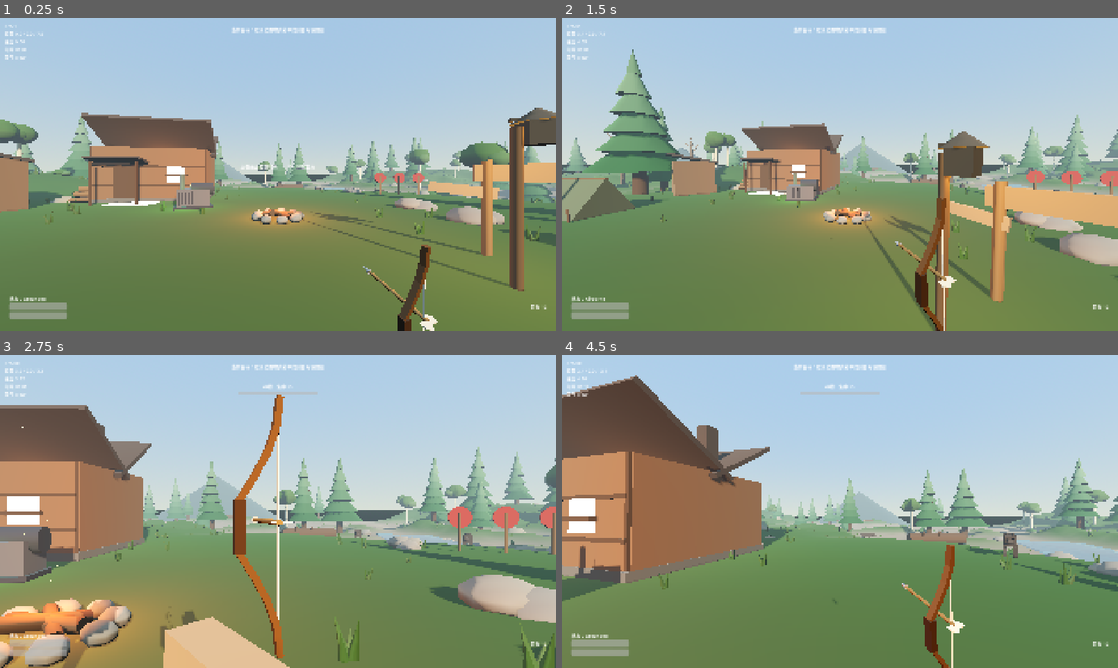
Above: before the commit, frames 1-4 (two rows, left to right).
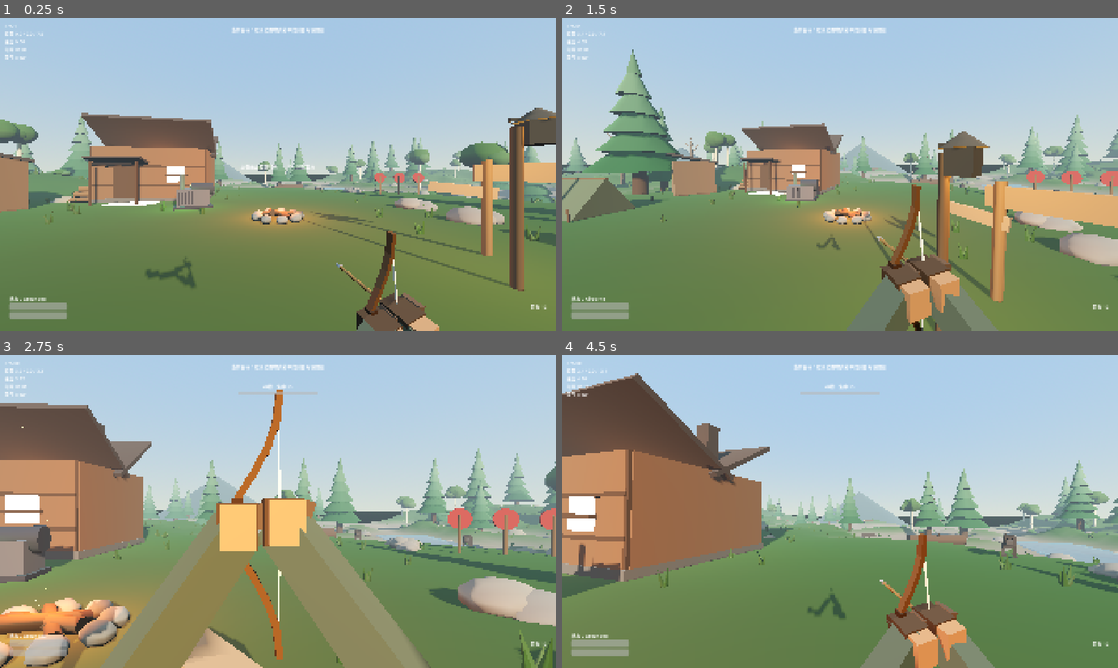
Above: after the commit, the same moments.

Repository: fengjutian/Forest-Adventure
Game: Godot game, scene res://scenes/main/main.tscn
The game is run twice, just before and just after one commit, with the same random seed, the same clock (stepped at 60 frames per second) and the same inputs.
Inputs (mouse positions are in pixels of both pictures, inside the frame that each line leads up to):
- Up to frame 1 (0.25 s): no input
- Up to frame 2 (1.5 s): move the mouse to (962, 158) at 0.52 s; hold D (move_right) 0.53-1.28 s; hold Right mouse button (aim) 0.53-1.28 s; tap Space (jump) at 0.77 s; click (962, 158) at 0.8 s; move the mouse to (812, 174) at 1.27 s; hold W (move_forward) from 1.28 s (still down); click (812, 174) at 1.35 s
- Up to frame 3 (2.75 s): keep holding W (move_forward); tap Space (jump) at 1.52 s; right-click (250, 511) at 1.55 s; move the mouse to (289, 505) at 2.02 s; hold Right mouse button (aim) from 2.03 s (still down); click (289, 505) at 2.3 s
- Up to frame 4 (4.5 s): keep holding W (move_forward); move the mouse to (834, 517) at 2.77 s; release Right mouse button (aim) at 2.78 s; tap C (compass) at 2.85 s; tap Space (jump) at 3.02, 3.77 s; right-click (834, 517) at 3.05 s; move the mouse to (878, 514) at 3.52 s; hold Ctrl (crouch) 3.53-4.28 s; click (878, 514) at 3.8 s; tap Tab (inventory) at 4.15 s; move the mouse to (795, 508) at 4.27 s; click (795, 508) at 4.35 s

The runs differ from the first frame. In frame 1, 2.6% of the frame differs, in the area x 0-100%, y 30-100%; in frame 2, 4.9%; in frame 3, 16%, in the area x 0-100%, y 11-100%; in frame 4, 8.2%.

Commit message:
feat: Enhance first-person bow mechanics with realistic hand and arm movements; add camera bobbing effects during walking

Diff:
--- a/game/scripts/gameplay/bow.gd
+++ b/game/scripts/gameplay/bow.gd
@@ -7,6 +7,12 @@
 ##   - 左键按住蓄力，松开射箭
 ##   - 蓄力消耗体力，体力不足就蓄不满
 ##   - 箭矢从背包扣除，打空就没有远程手段
+##
+## 第一人称表现（「人」的动作，而不是一把浮空的弓）：
+##   - 左手扣在握把上、右手捏弦，双手与两条手臂都挂在相机下
+##   - 蓄力时弓弦折成 V 形、箭一起后移，右手跟着弦走
+##   - 走路/冲刺时有持弓摆动，站定时有呼吸起伏，转视角有惯性滞后
+##   - 落地、射击各有一记短促的下沉
 
 signal fired(power: float)
 signal fire_failed(reason: String)
@@ -26,23 +32,68 @@
 ## 瞄准时的鼠标灵敏度倍率。
 @export var aim_sensitivity_scale: float = 0.45
 ## 垂下持弓时相对镜头的偏移与朝向。
-@export var view_offset: Vector3 = Vector3(0.3, -0.3, -0.42)
-@export var view_rotation_degrees: Vector3 = Vector3(10.0, 18.0, 12.0)
+@export var view_offset: Vector3 = Vector3(0.26, -0.31, -0.47)
+@export var view_rotation_degrees: Vector3 = Vector3(8.0, 22.0, 10.0)
 ## 举弓瞄准时相对镜头的偏移与朝向。弓弦落在屏幕中心。
-@export var aim_view_offset: Vector3 = Vector3(0.0, -0.02, -0.4)
-@export var aim_view_rotation_degrees: Vector3 = Vector3(0.0, 16.0, 0.0)
-## 第一人称模型整体缩放。弓高约 1.26m，缩到 0.26 后刚好占满屏幕高度。
-@export var view_scale: float = 0.26
+@export var aim_view_offset: Vector3 = Vector3(0.0, -0.02, -0.45)
+@export var aim_view_rotation_degrees: Vector3 = Vector3(0.0, 8.0, 0.0)
+## 第一人称模型整体缩放。
+## 弓本身是 1.32 m 的猎弓，缩到 0.30 后与相机距离配合，正好占满画面高度。
+@export var view_scale: float = 0.30
+
+## 弓本地坐标里的关键点。
+const GRIP_POINT := Vector3(-0.2, 0.0, 0.0)
+const STRING_TOP := Vector3(0.0, 0.66, 0.0)
+const STRING_BOTTOM := Vector3(0.0, -0.66, 0.0)
+## 弓弦静止位置（也是箭尾位置）。
+const NOCK_REST := Vector3(0.0, 0.02, 0.06)
+## 满蓄力时弦被拉后的距离（弓本地单位）。乘上 view_scale 约 0.25 m。
+const MAX_DRAW := 0.92
+## 手部缩放。弓是缩小的视图模型，手不能按真人尺寸摆，否则像个巨人。
+const HAND_SCALE := 0.62
+## 手臂两段长度与肩点（相机空间，米）。
+const LEFT_SHOULDER := Vector3(-0.2, -0.26, 0.03)
+const RIGHT_SHOULDER := Vector3(0.22, -0.26, 0.03)
+const UPPER_ARM := 0.33
+const FOREARM := 0.32
+## 持弓摆动幅度（米 / 度）。
+const BOB_SIDE := 0.009
+const BOB_UP := 0.006
+const BOB_ROLL_DEGREES := 1.1
+const SWAY_ROTATION_DEGREES := 2.2
 
 var _player: Player = null
 var _inventory: Inventory = null
 var _camera: Camera3D = null
-var _view_model: MeshInstance3D = null
+## 弓是玩家子节点，_ready 早于 Player，不能用 _player.head（那时还没就绪）。
+var _head: Node3D = null
+
+var _view_root: Node3D = null
+var _bow_pivot: Node3D = null
+var _nocked_arrow: MeshInstance3D = null
+var _string_top: MeshInstance3D = null
+var _string_bottom: MeshInstance3D = null
+var _left_hand: MeshInstance3D = null
+var _right_hand: MeshInstance3D = null
+var _upper_left: MeshInstance3D = null
+var _fore_left: MeshInstance3D = null
+var _upper_right: MeshInstance3D = null
+var _fore_right: MeshInstance3D = null
 
 var _charge: float = 0.0
 var _charging: bool = false
 var _aiming: bool = false
 var _base_fov: float = 75.0
+## 当前拉弦量（0 → MAX_DRAW），蓄力后平滑过渡，松手时快速回弹。
+var _draw: float = 0.0
+
+var _bob_time: float = 0.0
+var _bob_weight: float = 0.0
+var _sway: Vector2 = Vector2.ZERO
+var _kick: float = 0.0
+var _was_grounded: bool = true
+var _prev_yaw: float = 0.0
+var _prev_pitch: float = 0.0
 
 
 func _ready() -> void:
@@ -51,9 +102,12 @@
 		return
 	_inventory = _player.get_node_or_null("Inventory") as Inventory
 	_camera = _player.get_node_or_null("Head/Camera3D") as Camera3D
+	_head = _player.get_node_or_null("Head") as Node3D
 	if _camera == null:
 		return
 	_base_fov = _camera.fov
+	_prev_yaw = _player.rotation.y
+	_prev_pitch = _head.rotation.x if _head != null else 0.0
 
 	_build_view_model()
 
@@ -66,17 +120,57 @@
 	EventBus.ammo_changed.emit(ammo_item_id, _ammo_count())
 
 
-## 第一人称手里的弓。
+## 第一人称持弓：弓、弦、箭、双手、两段手臂，全部挂在相机下。
+##
+## 结构：
+##   Camera3D
+##   └── BowViewModel (Node3D)        摆动/呼吸/落地下沉都加在这一层
+##       ├── BowPivot (Node3D)        弓的抬放与缩放
+##       │   ├── BowFrame
+##       │   ├── NockedArrow
+##       │   ├── StringTop / StringBottom
+##       ├── LeftHand / RightHand     相机空间尺寸，不跟弓一起缩小
+##       └── UpperArmLeft / ForearmLeft / UpperArmRight / ForearmRight
 func _build_view_model() -> void:
-	_view_model = MeshInstance3D.new()
-	_view_model.name = "BowViewModel"
-	_view_model.mesh = PropKit.make_bow()
-	_view_model.material_override = PropKit.painted_material()
-	_view_model.position = view_offset
-	_view_model.rotation_degrees = view_rotation_degrees
-	_view_model.scale = Vector3.ONE * view_scale
-	_view_model.visible = false
-	_camera.add_child(_view_model)
+	_view_root = Node3D.new()
+	_view_root.name = "BowViewModel"
+	_view_root.visible = false
+	_camera.add_child(_view_root)
+
+	_bow_pivot = Node3D.new()
+	_bow_pivot.name = "BowPivot"
+	_bow_pivot.position = view_offset
+	_bow_pivot.rotation_degrees = view_rotation_degrees
+	_bow_pivot.scale = Vector3.ONE * view_scale
+	_view_root.add_child(_bow_pivot)
+
+	_add_mesh(_bow_pivot, "BowFrame", PropKit.make_bow_frame())
+	_nocked_arrow = _add_mesh(_bow_pivot, "NockedArrow", PropKit.make_bow_nocked_arrow())
+
+	var string_mesh := PropKit.make_bow_string()
+	_string_top = _add_mesh(_bow_pivot, "StringTop", string_mesh)
+	_string_bottom = _add_mesh(_bow_pivot, "StringBottom", string_mesh)
+
+	var hand_mesh := PropKit.make_player_hand(Color(0.66, 0.49, 0.36), Color(0.27, 0.21, 0.16))
+	_left_hand = _add_mesh(_view_root, "LeftHand", hand_mesh)
+	_right_hand = _add_mesh(_view_root, "RightHand", hand_mesh)
+
+	var sleeve := Color(0.21, 0.24, 0.19)
+	var upper_mesh := PropKit.make_limb_mesh(sleeve)
+	var fore_mesh := PropKit.make_limb_mesh(sleeve.lightened(0.07))
+	_upper_left = _add_mesh(_view_root, "UpperArmLeft", upper_mesh)
+	_fore_left = _add_mesh(_view_root, "ForearmLeft", fore_mesh)
+	_upper_right = _add_mesh(_view_root, "UpperArmRight", upper_mesh)
+	_fore_right = _add_mesh(_view_root, "ForearmRight", fore_mesh)
+
+
+func _add_mesh(parent: Node3D, node_name: String, mesh: Mesh) -> MeshInstance3D:
+	var node := MeshInstance3D.new()
+	node.name = node_name
+	node.mesh = mesh
+	node.material_override = PropKit.painted_material()
+	parent.add_child(node)
+	return node
 
 
 ## 背包里箭矢数量变了。
@@ -104,6 +198,7 @@
 		_release_and_fire()
 
 	_update_view(has_bow, delta)
+	_update_pose(has_bow, delta)
 
 
 func _charge_up(delta: float) -> void:
@@ -144,6 +239,7 @@
 	EventBus.ammo_changed.emit(ammo_item_id, _ammo_count())
 
 	spawn_arrow(power)
+	_kick = maxf(_kick, 0.022)
 	fired.emit(power)
 
 
@@ -162,14 +258,6 @@
 
 	# 必须先入树再设 global_position：节点不在场景树里时 Godot 会忽略
 	# 这个赋值，箭会落在父节点原点上（也就是世界原点），而不是射手手里。
-	# 必须先入树再设 global_position：
-	# 节点没入树时 Godot 会把 global_position 写进「局部」变换，
-	# 结果就是箭整体偏移父节点的位移（父节点在原点时看不出来），
-	# 而且每次射击都会刷一条引擎错误。
-	# 必须先入树再设 global_position：
-	# 节点没入树时 Godot 会把 global_position 写进「局部」变换，
-	# 结果就是箭整体偏移父节点的位移（父节点在原点时看不出来），
-	# 而且每次射击都会刷一条引擎错误。
 	var parent := _player.get_parent()
 	if parent == null:
 		parent = get_tree().current_scene
@@ -184,19 +272,23 @@
 	EventBus.hit_confirmed.emit(weakpoint)
 
 
-## 更新第一人称弓的姿态。
+## 更新弓的抬放。
 ##
 ## 手里有弓就一直拿在手上（垂在画面右下），瞄准或蓄力时抬到屏幕中心。
 func _update_view(has_bow: bool, delta: float) -> void:
-	if _view_model != null:
-		_view_model.visible = has_bow
-
-		var raised := _aiming or _charging
-		var target_offset := aim_view_offset if raised else view_offset
-		var target_rotation := aim_view_rotation_degrees if raised else view_rotation_degrees
-		var weight := minf(1.0, 12.0 * delta)
-		_view_model.position = _view_model.position.lerp(target_offset, weight)
-		_view_model.rotation_degrees = _view_model.rotation_degrees.lerp(target_rotation, weight)
+	if _view_root == null:
+		return
+	_view_root.visible = has_bow
+	if not has_bow:
+		_bob_weight = 0.0
+		return
+
+	var raised := _aiming or _charging
+	var target_offset := aim_view_offset if raised else view_offset
+	var target_rotation := aim_view_rotation_degrees if raised else view_rotation_degrees
+	var weight := minf(1.0, 12.0 * delta)
+	_bow_pivot.position = _bow_pivot.position.lerp(target_offset, weight)
+	_bow_pivot.rotation_degrees = _bow_pivot.rotation_degrees.lerp(target_rotation, weight)
 
 	# 瞄准时收窄视野
 	var target_fov := _base_fov
@@ -208,6 +300,116 @@
 		_player.look_sensitivity_scale = aim_sensitivity_scale if _aiming else 1.0
 
 
+## 每帧摆放双手、手臂、弓弦与箭，并叠加持弓的摆动。
+func _update_pose(has_bow: bool, delta: float) -> void:
+	_update_bob(delta)
+	if not has_bow or _view_root == null:
+		return
+
+	# 拉弦量：蓄力时跟着 charge 走，松手/收弓时回弹
+	var draw_target := _charge * MAX_DRAW if (_aiming or _charging) else 0.0
+	_draw = lerpf(_draw, draw_target, minf(1.0, 18.0 * delta))
+
+	var bow := _bow_pivot.transform
+	var bow_rotation := bow.basis.orthonormalized()
+	var nock_local := NOCK_REST + Vector3(0.0, 0.0, _draw)
+	var grip := bow * GRIP_POINT
+	var nock := bow * nock_local
+
+	# 双手：左手扣住握把，右手捏着弦并跟着拉开
+	var left_hand_pos := grip + bow_rotation * Vector3(0.0, 0.0, 0.03)
+	var right_hand_pos := nock + bow_rotation * Vector3(0.0, 0.0, 0.018)
+	var hand_basis := bow_rotation.scaled(Vector3.ONE * HAND_SCALE)
+	_left_hand.transform = Transform3D(hand_basis, left_hand_pos)
+	_right_hand.transform = Transform3D(hand_basis, right_hand_pos)
+
+	# 手臂：肩 → 肘 → 手。手到肩的距离超过臂长时自动伸直。
+	var left_elbow := _solve_elbow(LEFT_SHOULDER, left_hand_pos, UPPER_ARM, FOREARM, Vector3(-0.65, -1.0, 0.1))
+	var right_elbow := _solve_elbow(RIGHT_SHOULDER, right_hand_pos, UPPER_ARM, FOREARM, Vector3(0.7, -1.0, 0.1))
+	_upper_left.transform = _segment_transform(LEFT_SHOULDER, left_elbow, 0.066)
+	_fore_left.transform = _segment_transform(left_elbow, left_hand_pos, 0.058)
+	_upper_right.transform = _segment_transform(RIGHT_SHOULDER, right_elbow, 0.066)
+	_fore_right.transform = _segment_transform(right_elbow, right_hand_pos, 0.058)
+
+	# 弓弦：两段折线，从上下弓臂尖端连到弦心；拉弦时折成 V 形
+	_string_top.transform = _segment_transform(STRING_TOP, nock_local, 0.012)
+	_string_bottom.transform = _segment_transform(STRING_BOTTOM, nock_local, 0.012)
+
+	# 箭跟着弦一起后移
+	_nocked_arrow.position = Vector3(0.0, 0.0, _draw)
+
+
+## 持弓的摆动：走路上下颠、左右晃，站定呼吸，转视角有惯性滞后。
+func _update_bob(delta: float) -> void:
+	if _player == null or _view_root == null:
+		return
+
+	var speed := Vector2(_player.velocity.x, _player.velocity.z).length()
+	var grounded := _player.is_on_floor()
+	var walk := clampf(speed / maxf(_player.tuning.walk_speed, 0.01), 0.0, 1.6)
+	var target_weight := walk if grounded else 0.2
+	_bob_weight = lerpf(_bob_weight, target_weight, minf(1.0, 6.0 * delta))
+	_bob_time += delta * TAU * (0.85 + speed * 0.14)
+
+	# 转视角时的滞后：镜头转得快，手里的弓慢半拍
+	var yaw := _player.rotation.y
+	var pitch := _head.rotation.x if _head != null else 0.0
+	var yaw_delta := rad_to_deg(wrapf(yaw - _prev_yaw, -PI, PI))
+	var pitch_delta := rad_to_deg(pitch - _prev_pitch)
+	_prev_yaw = yaw
+	_prev_pitch = pitch
+	var lag := Vector2(
+		clampf(-yaw_delta * 0.5, -SWAY_ROTATION_DEGREES, SWAY_ROTATION_DEGREES),
+		clampf(-pitch_delta * 0.45, -SWAY_ROTATION_DEGREES, SWAY_ROTATION_DEGREES)
+	)
+	_sway = _sway.lerp(lag, minf(1.0, 10.0 * delta))
+
+	# 落地时补一记下沉，射箭时也有一点点后坐
+	if grounded and not _was_grounded:
+		_kick = maxf(_kick, 0.03)
+	_was_grounded = grounded
+	_kick = lerpf(_kick, 0.0, minf(1.0, 9.0 * delta))
+
+	var breathe := sin(Time.get_ticks_msec() * 0.0016) * 0.0012 * (1.0 - clampf(walk, 0.0, 1.0))
+	var side := sin(_bob_time) * BOB_SIDE * _bob_weight
+	var up := sin(_bob_time * 2.0) * BOB_UP * _bob_weight + breathe - _kick
+	var roll := sin(_bob_time) * BOB_ROLL_DEGREES * _bob_weight
+
+	_view_root.position = Vector3(side, up, 0.0)
+	_view_root.rotation_degrees = Vector3(_sway.y, _sway.x, roll)
+
+
+## 两段手臂的肘部求解：已知肩、手和两段长度，求肘的位置。
+##
+## 肘落在「肩→手」连线的垂直平面上，方向由 bend 指定，避免反关节。
+static func _solve_elbow(shoulder: Vector3, hand: Vector3, upper: float, forearm: float, bend: Vector3) -> Vector3:
+	var to_hand := hand - shoulder
+	var distance := to_hand.length()
+	if distance < 0.0001:
+		return shoulder + Vector3(0.0, -upper, 0.0)
+	distance = clampf(distance, absf(upper - forearm) + 0.005, upper + forearm - 0.005)
+	var direction := to_hand.normalized()
+	var along := (upper * upper - forearm * forearm + distance * distance) / (2.0 * distance)
+	var height := sqrt(maxf(0.0, upper * upper - along * along))
+	var bend_direction := bend - direction * bend.dot(direction)
+	if bend_direction.length() < 0.001:
+		bend_direction = Vector3.DOWN
+	return shoulder + direction * along + bend_direction.normalized() * height
+
+
+## 把一段沿 +Y 的方柱摆到 from → to，粗细为 thickness（与起点同一坐标空间）。
+static func _segment_transform(from: Vector3, to: Vector3, thickness: float) -> Transform3D:
+	var delta := to - from
+	var length := delta.length()
+	if length < 0.0001:
+		return Transform3D(Basis.IDENTITY.scaled(Vector3.ONE * thickness), from)
+	var y := delta / length
+	var reference := Vector3.UP if absf(y.dot(Vector3.UP)) < 0.98 else Vector3.RIGHT
+	var x := reference.cross(y).normalized()
+	var z := x.cross(y)
+	return Transform3D(Basis(x * thickness, y * length, z * thickness), from)
+
+
 func _ammo_count() -> int:
 	if _inventory == null:
 		return 0
--- a/game/scripts/gameplay/player.gd
+++ b/game/scripts/gameplay/player.gd
@@ -43,6 +43,14 @@
 ## 噪声计时：受击、射箭等会短暂暴露位置。
 var _noise_timer: float = 0.0
 
+## 第一人称走路的镜头运动。相机初始位置（通常是 0，但不要假设）。
+var _camera_rest_position: Vector3 = Vector3.ZERO
+var _bob_phase: float = 0.0
+var _bob_weight: float = 0.0
+var _land_dip: float = 0.0
+var _was_airborne: bool = false
+var _prev_velocity_y: float = 0.0
+
 
 func _ready() -> void:
 	if tuning == null:
@@ -67,6 +75,9 @@
 	# 否则一启动就夺走鼠标（尤其多屏时非常难受）。
 	release_mouse()
 
+	# 记录相机初始局部位置：走路起伏都叠加在它上面，不重置蹲伏改的高度。
+	_camera_rest_position = camera.position
+
 
 ## 捕获鼠标，进入第一人称视角控制。
 func capture_mouse() -> void:
@@ -96,10 +107,12 @@
 
 
 func _physics_process(delta: float) -> void:
+	_prev_velocity_y = velocity.y
 	if not _control_enabled:
 		velocity.x = move_toward(velocity.x, 0.0, tuning.acceleration * delta)
 		velocity.z = move_toward(velocity.z, 0.0, tuning.acceleration * delta)
 		move_and_slide()
+		_update_landing()
 		return
 
 	_update_crouch()
@@ -110,7 +123,47 @@
 	_apply_gravity(delta)
 	_update_movement(delta)
 	move_and_slide()
+	_update_landing()
 	_update_state()
+
+
+## 第一人称镜头的呼吸感：只在视角层动，物理与碰撞体不受影响。
+func _process(delta: float) -> void:
+	_update_camera_motion(delta)
+
+
+# ------------------------------------------------------------------ 第一人称运动
+
+## 走路的镜头起伏：上下、左右、轻微侧倾，落地时补一记下沉。
+##
+## 只动 Camera3D 的局部变换，不动 Head——蹲伏改的是 Head 高度，
+## 两者叠在一起才是「身体蹲下、头还在动」。
+func _update_camera_motion(delta: float) -> void:
+	if camera == null:
+		return
+	var speed := Vector2(velocity.x, velocity.z).length()
+	var grounded := is_on_floor()
+	var moving := clampf(speed / maxf(tuning.walk_speed, 0.01), 0.0, 1.6)
+	var target_weight := moving if grounded and _control_enabled else 0.0
+	_bob_weight = lerpf(_bob_weight, target_weight, minf(1.0, 7.0 * delta))
+	_bob_phase += delta * TAU * (0.75 + speed * 0.13)
+
+	var amplitude := tuning.head_bob_amplitude * _bob_weight
+	var side := sin(_bob_phase) * amplitude * 0.55
+	var up := sin(_bob_phase * 2.0) * amplitude
+	var roll := deg_to_rad(tuning.head_bob_roll_degrees) * sin(_bob_phase) * _bob_weight
+
+	_land_dip = lerpf(_land_dip, 0.0, minf(1.0, 9.0 * delta))
+	camera.position = _camera_rest_position + Vector3(side, up - _land_dip, 0.0)
+	camera.rotation.z = roll
+
+
+## 落地检测：用落地前一帧的竖直速度决定下沉幅度。
+func _update_landing() -> void:
+	var grounded := is_on_floor()
+	if grounded and _was_airborne:
+		_land_dip = clampf(absf(_prev_velocity_y) * 0.011, 0.0, tuning.head_bob_landing_dip)
+	_was_airborne = not grounded
 
 
 func _unhandled_input(event: InputEvent) -> void:
--- a/game/scripts/gameplay/player_tuning.gd
+++ b/game/scripts/gameplay/player_tuning.gd
@@ -16,6 +16,12 @@
 @export_group("视角")
 @export var mouse_sensitivity := 0.002
 @export var max_pitch_degrees := 89.0
+## 走路时镜头的上下起伏（米）。设为 0 可关闭。
+@export var head_bob_amplitude := 0.02
+## 走路时镜头的左右倾斜（度）。
+@export var head_bob_roll_degrees := 0.55
+## 落地时镜头下沉的最大幅度（米）。
+@export var head_bob_landing_dip := 0.05
 
 @export_group("体力")
 @export var max_stamina := 100.0
--- a/game/scripts/gameplay/quest_manager.gd
+++ b/game/scripts/gameplay/quest_manager.gd
@@ -26,6 +26,16 @@
 	SaveManager.register_loader("quest_states", Callable(self, "from_dict"))
 
 	GameLog.info("QuestManager 就绪")
+
+
+## 离树时注销存档回调。
+##
+## SaveManager 是常驻 autoload，它持有的 Callable 指向本节点。
+## 不注销的话，本节点先被释放、autoload 后释放，Godot 关闭阶段
+## 解析这些悬空 Callable 会触发访问冲突（测试退出码偶发 0xC0000005）。
+func _exit_tree() -> void:
+	if SaveManager != null:
+		SaveManager.unregister("quest_states")
 
 
 # ------------------------------------------------------------------ 注册与开始
--- a/game/scripts/main.gd
+++ b/game/scripts/main.gd
@@ -42,6 +42,18 @@
 		"scene": get_tree().current_scene.scene_file_path if get_tree().current_scene else "",
 		"player": player.global_position if player else Vector3.ZERO,
 	})
+
+
+## 离树时注销存档回调。
+##
+## SaveManager 是常驻 autoload，它持有的 Callable 指向本节点。
+## 不注销的话，本节点先被释放、autoload 后释放，Godot 关闭阶段
+## 解析这些悬空 Callable 会触发访问冲突（测试退出码偶发 0xC0000005）。
+func _exit_tree() -> void:
+	if SaveManager == null:
+		return
+	for key in ["current_scene", "player", "inventory", "world"]:
+		SaveManager.unregister(key)
 
 
 ## 发放初始装备。读档时会用存档里的背包覆盖，不重复发放。
--- a/game/scripts/world/prop_kit.gd
+++ b/game/scripts/world/prop_kit.gd
@@ -349,12 +349,37 @@
 ## 弓弦是一条竖直线并落在弦心 x=0，举弓瞄准时弦正好压在屏幕中心，
 ## 弓身向左侧张开。弓臂上下各四段，倾角沿曲线切线递增。
 static func make_bow() -> ArrayMesh:
+	var parts: Array = _bow_frame_parts()
+	parts.append(_box(Vector3(0.009, 1.32, 0.009), _xform(Vector3.ZERO), Color(0.8, 0.78, 0.72)))
+	parts.append_array(_bow_arrow_parts())
+	return merge(parts)
+
+
+## 弓身：握把 + 上下弓臂，不含弓弦和箭。
+##
+## 第一人称持弓时，弓弦和箭要随蓄力单独移动，
+## 所以把「静态的弓」拆成一张网格，弦和箭各自成节点。
+static func make_bow_frame() -> ArrayMesh:
+	return merge(_bow_frame_parts())
+
+
+## 弓弦：一段沿 +Y 的细方柱，运行时按「弓臂尖端 → 弦心」摆位。
+##
+## 上下两段各自摆位，拉弦时折成 V 形，静止时接成一条直线。
+static func make_bow_string() -> ArrayMesh:
+	return make_limb_mesh(Color(0.8, 0.78, 0.72))
+
+
+## 搭在弦上的箭：箭杆朝 -Z，尾羽留在弦心附近。
+##
+## 单独成件，蓄力时整体沿 +Z 后移，箭尾始终贴在弦上。
+static func make_bow_nocked_arrow() -> ArrayMesh:
+	return merge(_bow_arrow_parts())
+
+
+static func _bow_frame_parts() -> Array:
 	var wood := Color(0.33, 0.23, 0.14)
 	var grip := Color(0.22, 0.16, 0.11)
-	var string := Color(0.8, 0.78, 0.72)
-	var shaft := Color(0.45, 0.35, 0.22)
-	var head := Color(0.55, 0.56, 0.58)
-	var feather := Color(0.72, 0.68, 0.6)
 
 	var parts: Array = []
 
@@ -373,15 +398,46 @@
 		parts.append(_box(Vector3(0.035, 0.19, 0.05), _xform(Vector3(x, y, 0), Vector3(0, 0, -tilt)), wood))
 		parts.append(_box(Vector3(0.035, 0.19, 0.05), _xform(Vector3(x, -y, 0), Vector3(0, 0, tilt)), wood))
 
-	# 弓弦：竖直一条，连接上下弓臂尖端
-	parts.append(_box(Vector3(0.009, 1.32, 0.009), _xform(Vector3(0, 0, 0)), string))
-
+	return parts
+
+
+static func _bow_arrow_parts() -> Array:
+	var shaft := Color(0.45, 0.35, 0.22)
+	var head := Color(0.55, 0.56, 0.58)
+	var feather := Color(0.72, 0.68, 0.6)
+
+	var parts: Array = []
 	# 搭在弦上的箭，沿视线方向（-Z）
 	parts.append(_cylinder(0.016, 0.62, _xform(Vector3(0, 0.02, -0.28), Vector3(90, 0, 0)), shaft, 6))
 	parts.append(_cone(0.026, 0.1, _xform(Vector3(0, 0.02, -0.64), Vector3(-90, 0, 0)), head, 6))
 	parts.append(_box(Vector3(0.13, 0.005, 0.05), _xform(Vector3(0, 0.02, 0.04)), feather))
 	parts.append(_box(Vector3(0.13, 0.005, 0.05), _xform(Vector3(0, 0.02, 0.04), Vector3(0, 45, 0)), feather))
-
+	return parts
+
+
+## 肢体段：沿 +Y 从 0 长到 1 的方柱。
+##
+## 运行时用两点摆位：原点放在起点、+Y 对准终点、Y 轴缩放到两点距离，
+## 手指、手臂、弓弦这类需要随姿势变形的部件都用它。
+static func make_limb_mesh(color: Color) -> ArrayMesh:
+	return merge([_box(Vector3(1, 1, 1), _xform(Vector3(0, 0.5, 0)), color)])
+
+
+## 第一人称手部：握拳，四指在 -Z 一侧（包住握把），拇指在 +X 一侧。
+##
+## 以掌心为原点，方便直接摆到握把或弓弦上。
+static func make_player_hand(skin: Color, glove: Color) -> ArrayMesh:
+	var parts: Array = []
+	# 手背与手掌
+	parts.append(_box(Vector3(0.085, 0.1, 0.075), _xform(Vector3.ZERO), glove))
+	# 四指：竖直叠起来，正好扣住竖直的弓把
+	for i in 4:
+		var y := 0.033 - float(i) * 0.023
+		parts.append(_box(Vector3(0.08, 0.02, 0.055), _xform(Vector3(0, y, -0.048)), glove.darkened(0.08)))
+	# 拇指：从侧面压住握把
+	parts.append(_box(Vector3(0.03, 0.055, 0.07), _xform(Vector3(0.052, 0.02, -0.02), Vector3(0, 0, -20)), glove.lightened(0.06)))
+	# 手腕
+	parts.append(_box(Vector3(0.072, 0.09, 0.06), _xform(Vector3(0, 0, 0.052)), skin.darkened(0.1)))
 	return merge(parts)
 
 
--- a/game/tests/test_smoke.gd
+++ b/game/tests/test_smoke.gd
@@ -41,6 +41,7 @@
 	_test_input_map()
 	_test_mouse_capture()
 	await _test_player_grounding()
+	await _test_first_person_motion()
 	_test_quest_definition()
 	_test_quest_chain()
 	_test_inventory()
@@ -103,6 +104,59 @@
 		var ground := terrain.height_at(_player.global_position.x, _player.global_position.z)
 		_assert(absf(_player.global_position.y - ground) < 1.0,
 			"玩家高度贴近地面（y=%.2f 地面=%.2f）" % [_player.global_position.y, ground])
+
+
+## 第一人称表现：手、手臂、拉弦与走路起伏必须真的在动，而不是一把浮空的弓。
+func _test_first_person_motion() -> void:
+	var bow := _player.get_node_or_null("Bow") as Bow
+	_assert(bow != null, "玩家身上挂着弓节点（第一人称表现）")
+	if bow == null:
+		return
+
+	var view := bow.get_node_or_null("BowViewModel") as Node3D
+	_assert(view != null, "第一人称持弓挂在相机下")
+	if view == null:
+		return
+	_assert(view.get_node_or_null("BowPivot") != null, "弓有单独的抬放枢轴")
+	_assert(view.get_node_or_null("LeftHand") != null, "有左手")
+	_assert(view.get_node_or_null("RightHand") != null, "有右手")
+	_assert(view.get_node_or_null("UpperArmLeft") != null and view.get_node_or_null("ForearmLeft") != null,
+		"左臂由肩到腕的两段组成")
+	_assert(view.get_node_or_null("UpperArmRight") != null and view.get_node_or_null("ForearmRight") != null,
+		"右臂由肩到腕的两段组成")
+	_assert(view.get_node_or_null("BowPivot/StringTop") != null
+		and view.get_node_or_null("BowPivot/StringBottom") != null, "弓弦是两段可拉开的折线")
+
+	var right_hand := view.get_node_or_null("RightHand") as Node3D
+	var camera := _player.camera
+	if right_hand == null or camera == null:
+		return
+
+	# 蓄力时右手必须把弦往后拉（而不是一只静态的手）
+	_player.capture_mouse()
+	Input.action_press("aim")
+	for i in 3:
+		await get_tree().process_frame
+	var rest := right_hand.position
+	Input.action_press("fire")
+	for i in 20:
+		await get_tree().process_frame
+	var drawn := right_hand.position
+	Input.action_release("fire")
+	Input.action_release("aim")
+	_player.release_mouse()
+	_assert(drawn.distance_to(rest) > 0.02,
+		"蓄力时右手把弦拉开（位移 %.3f m）" % drawn.distance_to(rest))
+	_assert(drawn.z > rest.z, "拉弦方向朝向后（弦心后移）")
+
+	# 走起来镜头要有起伏；站定时回到静止位置
+	Input.action_press("move_forward")
+	var max_offset := 0.0
+	for i in 40:
+		await get_tree().process_frame
+		max_offset = maxf(max_offset, camera.position.length())
+	Input.action_release("move_forward")
+	_assert(max_offset > 0.002, "走路时镜头有起伏（峰值 %.3f m）" % max_offset)
 
 
 func _test_quest_definition() -> void:
@@ -399,9 +453,25 @@
 	print("检查项：%d    失败：%d" % [_checks, _failures.size()])
 	if _failures.is_empty():
 		print("结果：全部通过")
+		await _teardown()
 		get_tree().quit(0)
 	else:
 		for failure in _failures:
 			print("  - %s" % failure)
 		print("结果：存在失败项")
+		await _teardown()
 		get_tree().quit(1)
+
+
+## 退出前主动拆掉场景树。
+##
+## Godot 关闭阶段的资源释放顺序不稳定：任务系统里绑定了 Callable 的存档提供者
+## 会让 quest_state.gd 的脚本资源在退出时仍未释放，偶尔触发访问冲突，
+## 表现为测试明明全部通过、退出码却是 0xC0000005。
+## 先把场景清干净再退出，可以避开这段不确定的清理过程。
+func _teardown() -> void:
+	if _main != null and is_instance_valid(_main):
+		_main.queue_free()
+		_main = null
+	await get_tree().process_frame
+	await get_tree().process_frame
